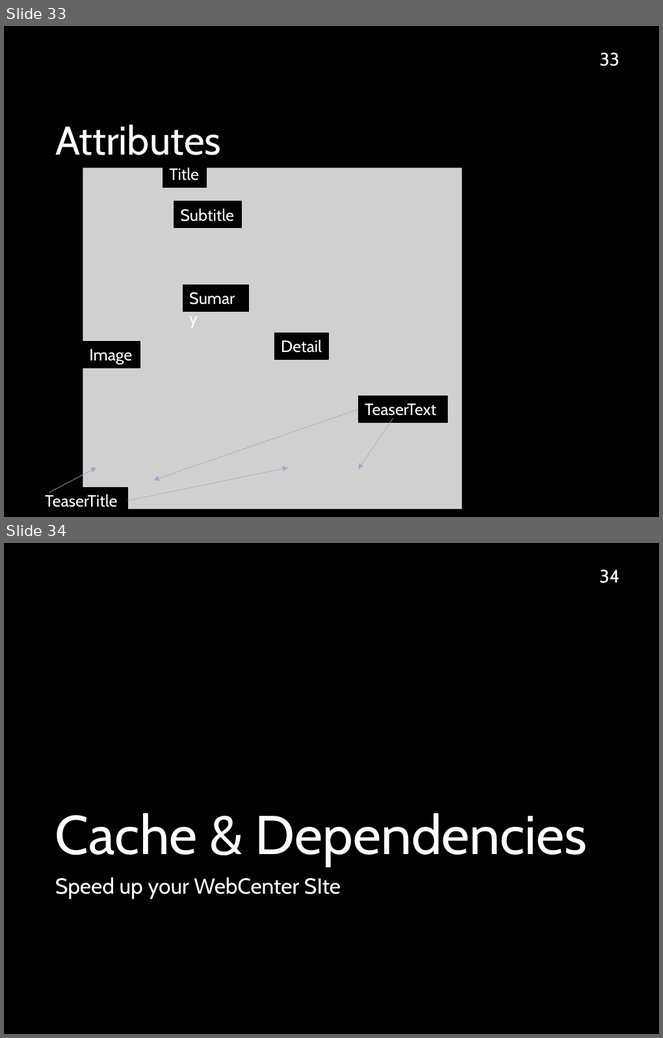
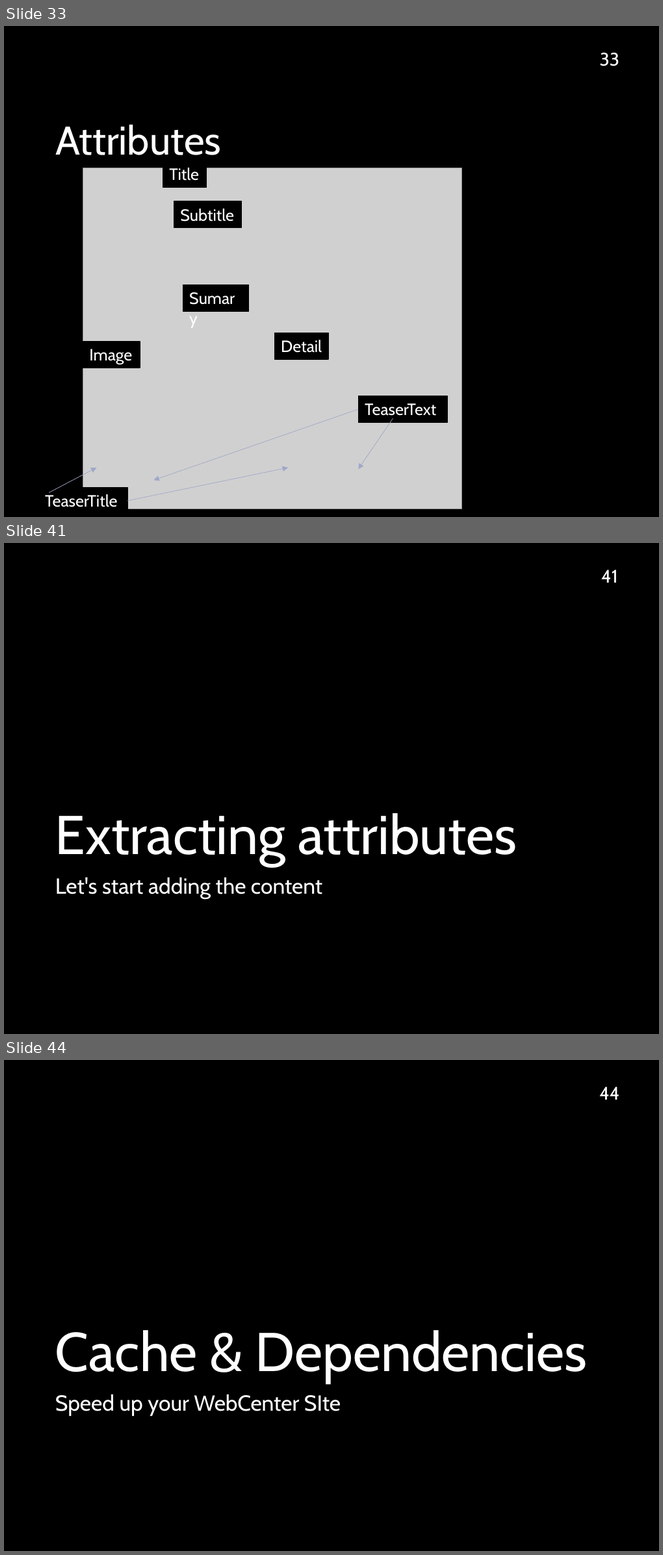
Before and after one commit to sciabarra/AgileSites3, a slide deck: docs/WebCenterSites11gIntroduction.pptx. Shown one above the other, each under a label of ours: slides 33 and 34 before the commit, slides 33, 41 and 44 after it; the slides between them are not shown. The pictures are 663x1038 and 663x1555 pixels, drawn with LibreOffice and Linux fonts; fonts in the diff are those of the drawing; grey boxes stand for pictures; background and template pictures are left out. Boxes give left, top, right and bottom in pixels: in the first picture for what was removed or moved away, otherwise in the second. Text is boxed around its words. In the diff, an @@ line names an element or a change of style, - is before the commit and + after.

```diff
--- a/docs/WebCenterSites11gIntroduction.pptx
+++ b/docs/WebCenterSites11gIntroduction.pptx
@@ slide 41 added at (x1=4, y1=543, x2=659, y2=1034), background picture (left out) @@
@@ page number added at (x1=601, y1=570, x2=618, y2=583), 20 pt, text #FFFFFF @@
+41
@@ title added at (x1=55, y1=813, x2=517, y2=867), 60 pt, text #FFFFFF @@
+Extracting attributes
@@ text added at (x1=55, y1=877, x2=322, y2=899), 24 pt, text #FFFFFF @@
+Let's start adding the content
@@ what was slide 34 is now slide 44 @@
@@ page number at (x1=599, y1=1087, x2=620, y2=1100): text changed @@
-34
+44
```
Also in this commit, not shown: 9 other slides added, 14 other files.
